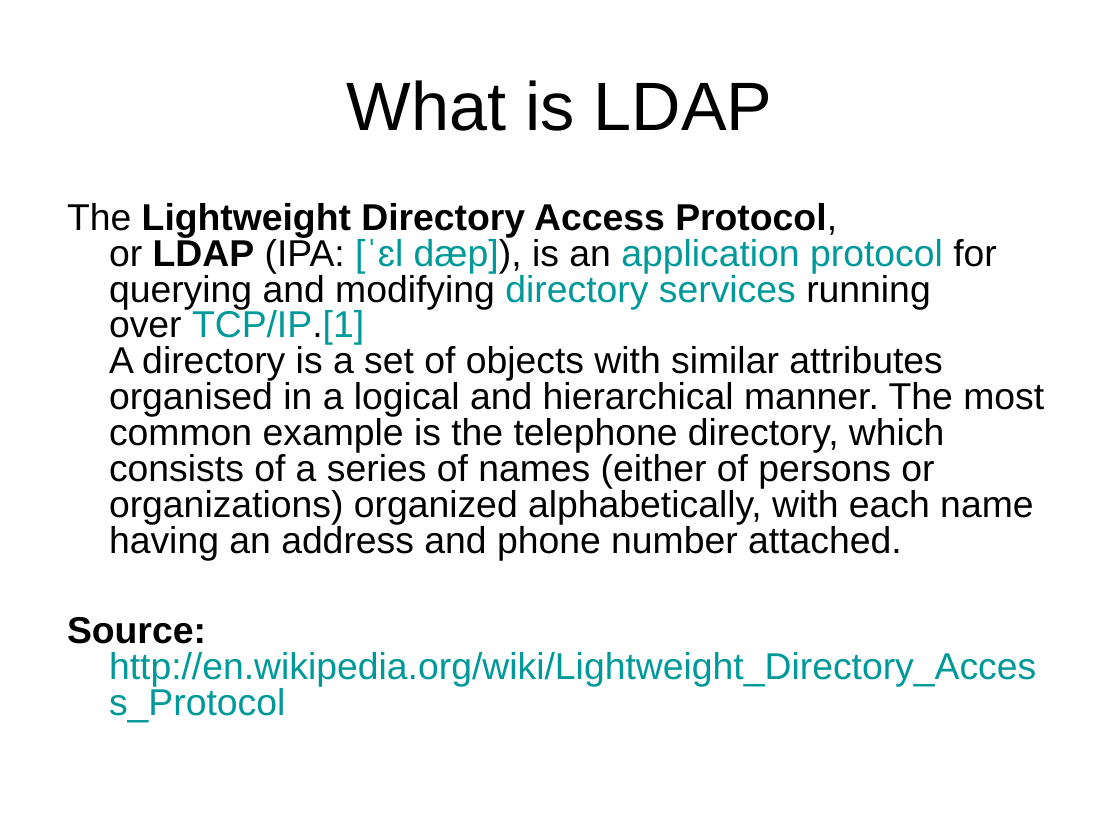
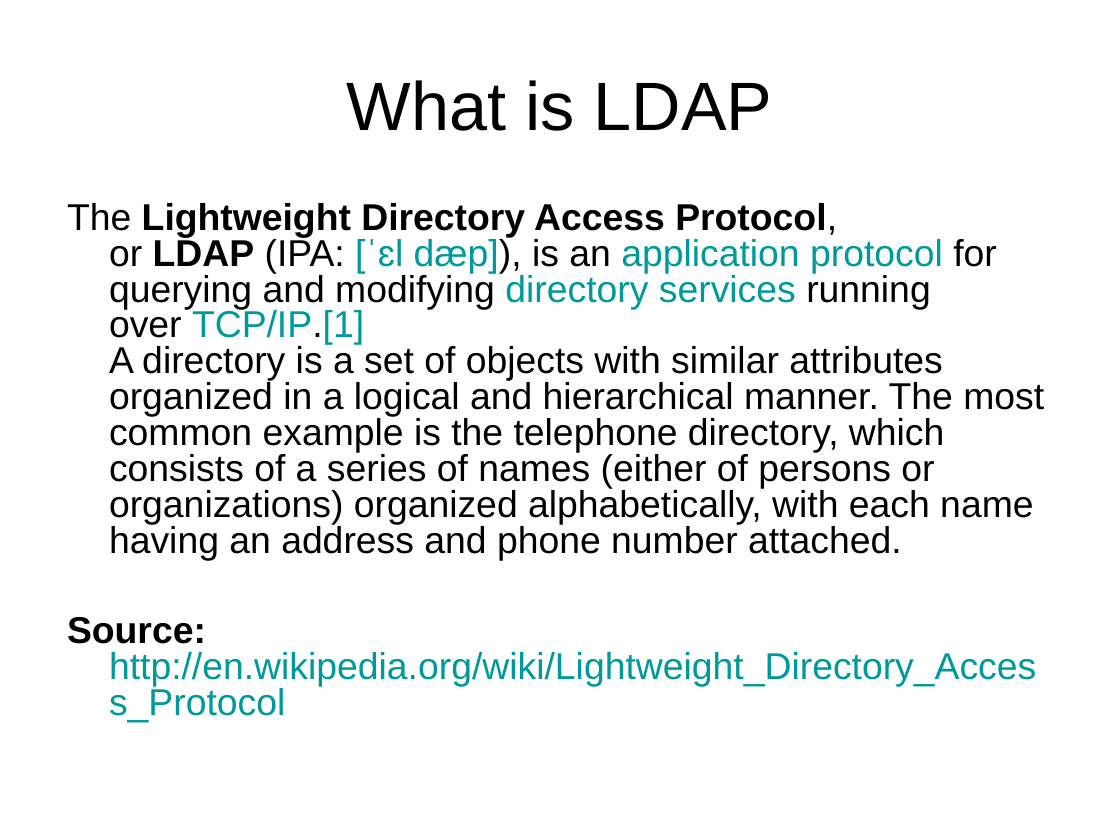
Before and after one commit to LIPHP/LDAP-Talk, a slide deck: slide 5 of Docs/LIPHP-Using LDAP with PHP.ppt (slide 3 before the commit). Drawn at 1120x840 pixels with LibreOffice and Linux fonts; fonts in the diff are those of the drawing. Boxes give left, top, right and bottom in pixels: in the first picture for what was removed or moved away, otherwise in the second. Text is boxed around its words. In the diff, an @@ line names an element or a change of style, - is before the commit and + after.

```diff
--- a/Docs/LIPHP-Using LDAP with PHP.ppt
+++ b/Docs/LIPHP-Using LDAP with PHP.ppt
@@ text at (67,203,1044,560): text changed @@
-The Lightweight Directory Access Protocol, or LDAP (IPA: [ˈɛl dæp]), is an application protocol for querying and modifying directory services running over TCP/IP.[1]
-A directory is a set of objects with similar attributes organised in a logical and hierarchical manner. The most common example is the telephone directory, which consists of a series of names (either of persons or organizations) organized alphabetically, with each name having an address and phone number attached.
+The Lightweight Directory Access Protocol, or LDAP (IPA: [ˈɛl dæp]), is an application protocol for querying and modifying directory services running over TCP/IP.[1]
+A directory is a set of objects with similar attributes organized in a logical and hierarchical manner. The most common example is the telephone directory, which consists of a series of names (either of persons or organizations) organized alphabetically, with each name having an address and phone number attached.
```
Also in this commit, not shown: 6 other slides changed, 30 slides added, 9 slides removed.
